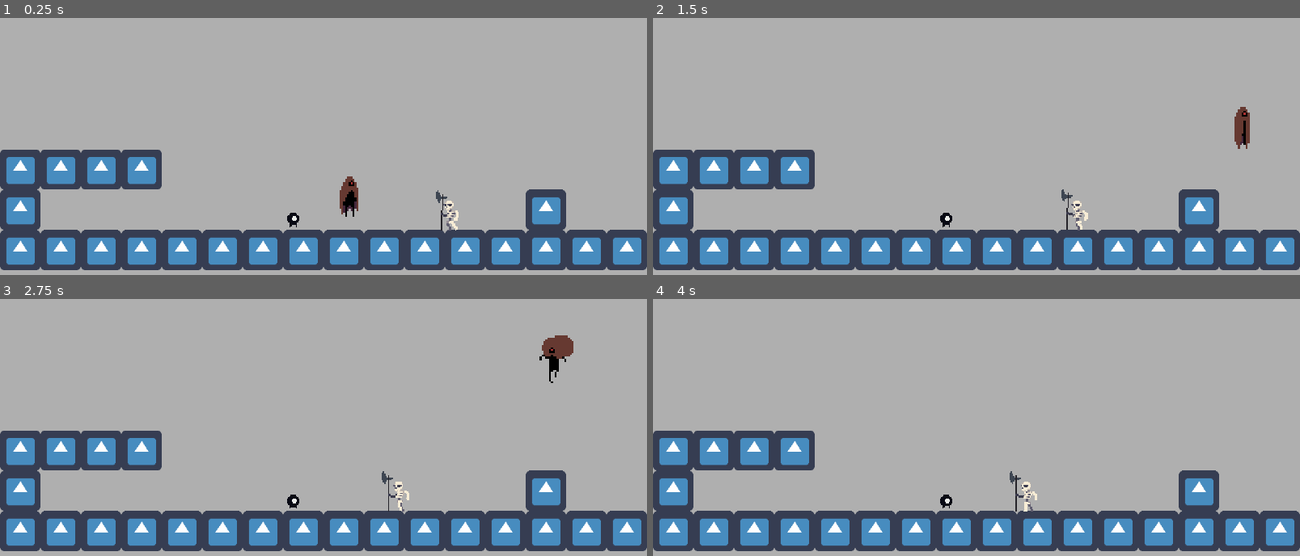
Above: before the commit, frames 1-4 (two rows, left to right).
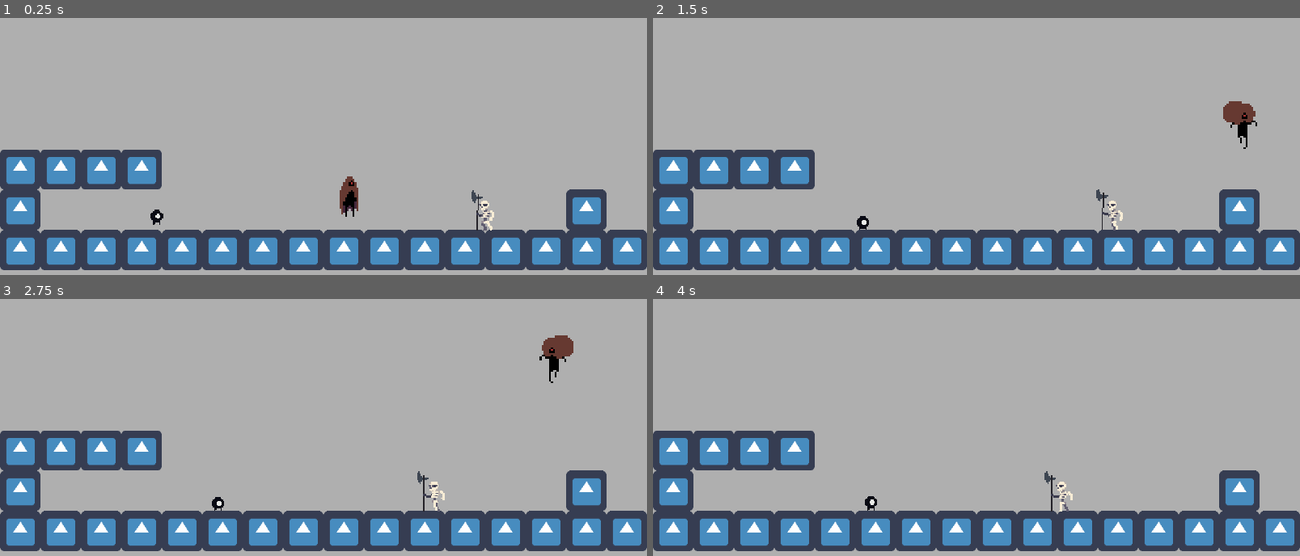
Above: after the commit, the same moments.

Repository: dav1dosaro/conquer
Game: Godot game, scene res://src/scenes/Game.tscn
Two runs of this game, one before a commit and one after it. Both use one fixed random seed, a clock stepped at 60 frames per second and the inputs below. The engine's default icon, where the game draws it, is replaced by a stand-in: a white triangle on a blue panel in a dark square.
Inputs:
- Up to frame 1 (0.25 s): no input
- Up to frame 2 (1.5 s): hold Right (ui_right) from 0.53 s (still down); tap Space (jump) at 0.6, 0.77, 1.07, 1.35 s
- Up to frame 3 (2.75 s): tap Space (jump) at 1.52, 1.82, 2.1 s; release Right (ui_right) at 2.03 s; hold Left (ui_left) from 2.03 s (still down)
- Up to frame 4 (4 s): release Left (ui_left) at 2.78 s; hold Right (ui_right) from 2.78 s (still down); tap Space (jump) at 2.85, 3.02, 3.32, 3.6, 3.77 s

The runs differ from the first frame. In frame 1, 2.5% of the frame differs, in the area x 23-94%, y 66-83%; in frame 2, 2.9%, in the area x 31-94%, y 32-83%; in frame 3, 2.5%; in frame 4, 2.5%.

Commit message:
Blob2

Diff:
--- a/src/scenes/enemy/Blob/Blob.gd
+++ b/src/scenes/enemy/Blob/Blob.gd
@@ -1,10 +1,21 @@
 extends KinematicBody2D
 
-enum EnemyStates {IDLE,CHASE,ATTACK,DEATH}
+enum EnemyStates {IDLE,CHASE,ATTACK}
 var States = EnemyStates.IDLE
 
 var PlayerLoc
 export var Player_Path : NodePath
+
+var gravity = 10
+var velocity = Vector2(0,0)
+export var Speed = 70
+export var Health = 3
+export var attack = false
+
+
+export var Idle_distance = 400
+export var chase_distance = 300
+export var attack_distance = 100
 
 func _ready():
 	PlayerLoc = get_node(Player_Path)
@@ -12,11 +23,49 @@
 
 func _process(delta):
 	if States == EnemyStates.IDLE:
+		idle()
 		pass
 	elif States == EnemyStates.CHASE:
+		Chase()
 		pass
 	elif States == EnemyStates.ATTACK:
+		if attack == false:
+			Attack()
 		pass
-	elif States == EnemyStates.DEATH:
-		pass
+
+	velocity.y += gravity
+	velocity = move_and_slide(velocity,Vector2.UP)
+
+
+
+
+	var PLoc = PlayerLoc.position
+	var Dis2 = self.position.distance_to(PLoc)
+
+	if PlayerLoc.is_on_floor():
+		if Dis2 > Idle_distance:
+			States = EnemyStates.IDLE
+			print("IDLE")
+			pass
+		elif Dis2 > chase_distance and Dis2 < Idle_distance:
+			States = EnemyStates.CHASE
+			print("CHASE")
+			pass
+		elif Dis2 < attack_distance:
+			States = EnemyStates.ATTACK
+			print("ATTACK")
+			pass
 	pass
+
+
+func idle():
+	velocity.x = 0
+	pass
+
+func Chase():
+	velocity.x = Speed
+
+func Attack():
+	velocity.y = -350
+	attack = true
+	pass
--- a/src/scenes/enemy/Blob/Blob.tscn
+++ b/src/scenes/enemy/Blob/Blob.tscn
@@ -169,24 +169,12 @@
 [node name="CollisionShape2D" type="CollisionShape2D" parent="."]
 shape = SubResource( 111 )
 
-[node name="Floor_Ray" type="RayCast2D" parent="."]
-position = Vector2( 12, 0 )
-enabled = true
-cast_to = Vector2( 0, 19 )
-collision_mask = 4
-
-[node name="Wall_Ray" type="RayCast2D" parent="."]
-position = Vector2( 12, -1 )
-enabled = true
-cast_to = Vector2( 5, 0 )
-collision_mask = 4
-
 [node name="Body" type="AnimatedSprite" parent="."]
 position = Vector2( 0, -20 )
 scale = Vector2( 2, 2 )
 frames = SubResource( 11 )
 animation = "Idle"
-frame = 2
+frame = 1
 playing = true
 
 [node name="TimerHolder" type="Node2D" parent="."]
--- a/src/scenes/enemy/skeleton/Skeleton.tscn
+++ b/src/scenes/enemy/skeleton/Skeleton.tscn
@@ -385,7 +385,7 @@
 scale = Vector2( 2, 2 )
 frames = SubResource( 11 )
 animation = "Idle"
-frame = 4
+frame = 8
 playing = true
 
 [node name="TimerHolder" type="Node2D" parent="."]
--- a/src/scenes/test/Test.tscn
+++ b/src/scenes/test/Test.tscn
@@ -44,14 +44,15 @@
 collision_layer = 4
 collision_mask = 4
 format = 1
-tile_data = PoolIntArray( 393216, 0, 0, 393217, 0, 0, 393218, 0, 0, 393219, 0, 0, 458752, 0, 0, 458765, 0, 0, 524288, 0, 0, 524289, 0, 0, 5242 …(206 unchanged characters)…
+tile_data = PoolIntArray( 393216, 0, 0, 393217, 0, 0, 393218, 0, 0, 393219, 0, 0, 458752, 0, 0, 458766, 0, 0, 524288, 0, 0, 524289, 0, 0, 5242 …(206 unchanged characters)…
 
 [node name="player" parent="." instance=ExtResource( 1 )]
 position = Vector2( 555, 437 )
 
-[node name="Skeleton" parent="." instance=ExtResource( 2 )]
-position = Vector2( 720, 480 )
+[node name="Blob" parent="." instance=ExtResource( 4 )]
+position = Vector2( 248, 472 )
 Player_Path = NodePath("../player")
 
-[node name="Blob" parent="." instance=ExtResource( 4 )]
-position = Vector2( 464, 496 )
+[node name="Skeleton" parent="." instance=ExtResource( 2 )]
+position = Vector2( 776, 480 )
+Player_Path = NodePath("../player")
